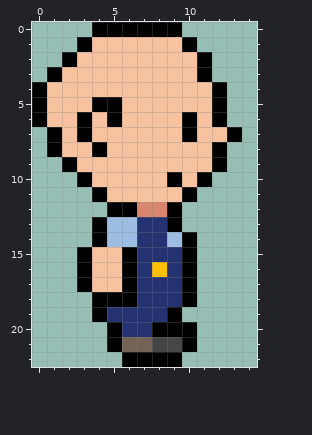
Pixel-art sprite, stored at core/assets/Sprites/Player/Right Side Stand.png. Above, as it was before the edit.
The file is 30x46 pixels, drawn in blocks of 2x2; one block is one cell here.
New version:
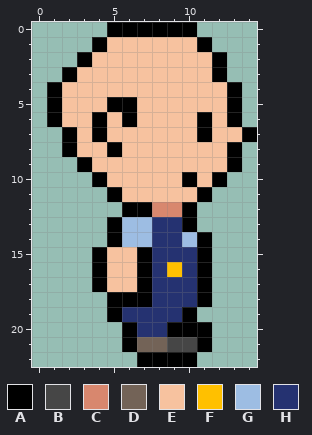
Palette (. is transparent): A #000000  B #464646  C #d8876e  D #736357  E #f7c29f  F #ffc000  G #9dbde3  H #253271
What changed:
Colour A now appears in row 0 at x 10; in row 1 at x 11; in rows 2 to 3 at x 12; in rows 4 to 6 at x 13; in row 7 at x 14; in rows 8 to 9 at x 13.
Colour A now appears in row 10 at x 12; in row 11 at x 11; in rows 12 to 13 at x 10; in rows 14 to 18 at x 11; in row 19 at x 10; in rows 20 to 21 at x 11.
Colour A now appears in row 22 at x 10.
The author changed colour C to colour A in row 12 at x 7.
The author changed colour D to colour A in row 21 at x 6.
The author changed colour E to colour A in row 1 at x 4; in row 2 at x 3; in row 3 at x 2; in row 4 at x 1; in row 5 at x 1 and 6; in row 6 at x 1, 4, 6 and 11.
The author changed colour E to colour A in row 7 at x 2, 4 and 11; in row 8 at x 2 and 5; in row 9 at x 3; in row 10 at x 4 and 10; in row 11 at x 5; in rows 15 to 17 at x 4.
The author changed colour G to colour A in rows 13 to 14 at x 5.
The author changed colour H to colour A in rows 15 to 18 at x 7; in row 19 at x 5; in row 20 at x 6.
The author changed colour A to colour B in row 21 at x 10.
The author changed colour A to colour C in row 12 at x 9.
The author changed colour B to colour D in row 21 at x 8.
The author changed colour A to colour E in row 1 at x 10; in rows 2 to 3 at x 11; in row 4 at x 12; in row 5 at x 4 and 12; in row 6 at x 3, 5, 10 and 12; in row 7 at x 3, 10 and 13.
The author changed colour A to colour E in row 8 at x 4 and 12; in row 9 at x 12; in row 10 at x 9 and 11; in row 11 at x 10; in rows 15 to 17 at x 6.
The author changed colour H to colour F in row 16 at x 9.
The author changed colour A to colour G in row 14 at x 10.
The author changed colour H to colour G in rows 13 to 14 at x 7.
The author changed colour A to colour H in row 13 at x 9; in rows 15 to 18 at x 10; in row 19 at x 9; in row 20 at x 8.
The author changed colour F to colour H in row 16 at x 8.
The author changed colour G to colour H in row 14 at x 9.
Colour A is removed in row 0 at x 4; in row 1 at x 3; in row 2 at x 2; in row 3 at x 1; in rows 4 to 6 at x 0; in rows 7 to 8 at x 1.
Colour A is removed in row 9 at x 2; in row 10 at x 3; in row 11 at x 4; in row 12 at x 5; in rows 13 to 14 at x 4; in rows 15 to 17 at x 3.
Colour A is removed in rows 18 to 19 at x 4; in rows 20 to 21 at x 5; in row 22 at x 6.
